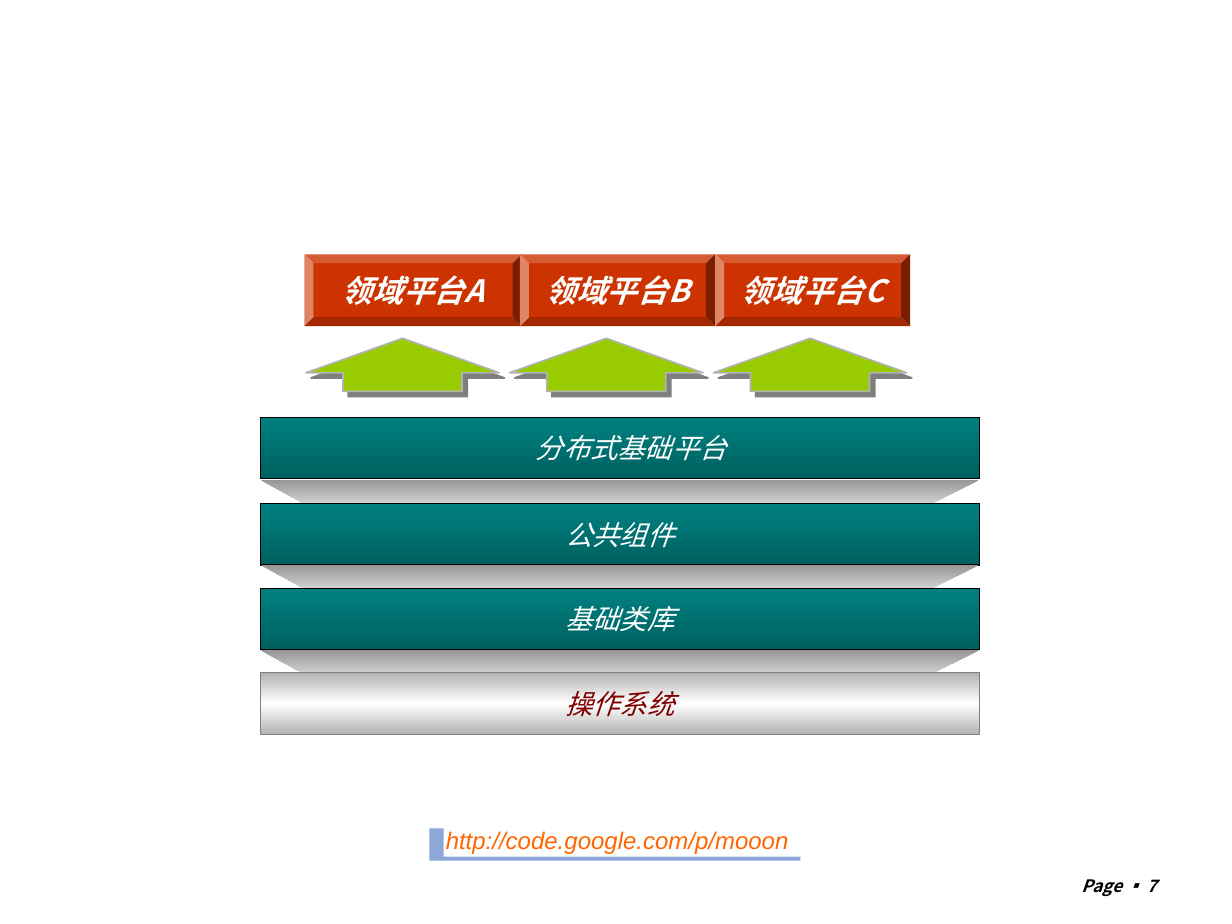
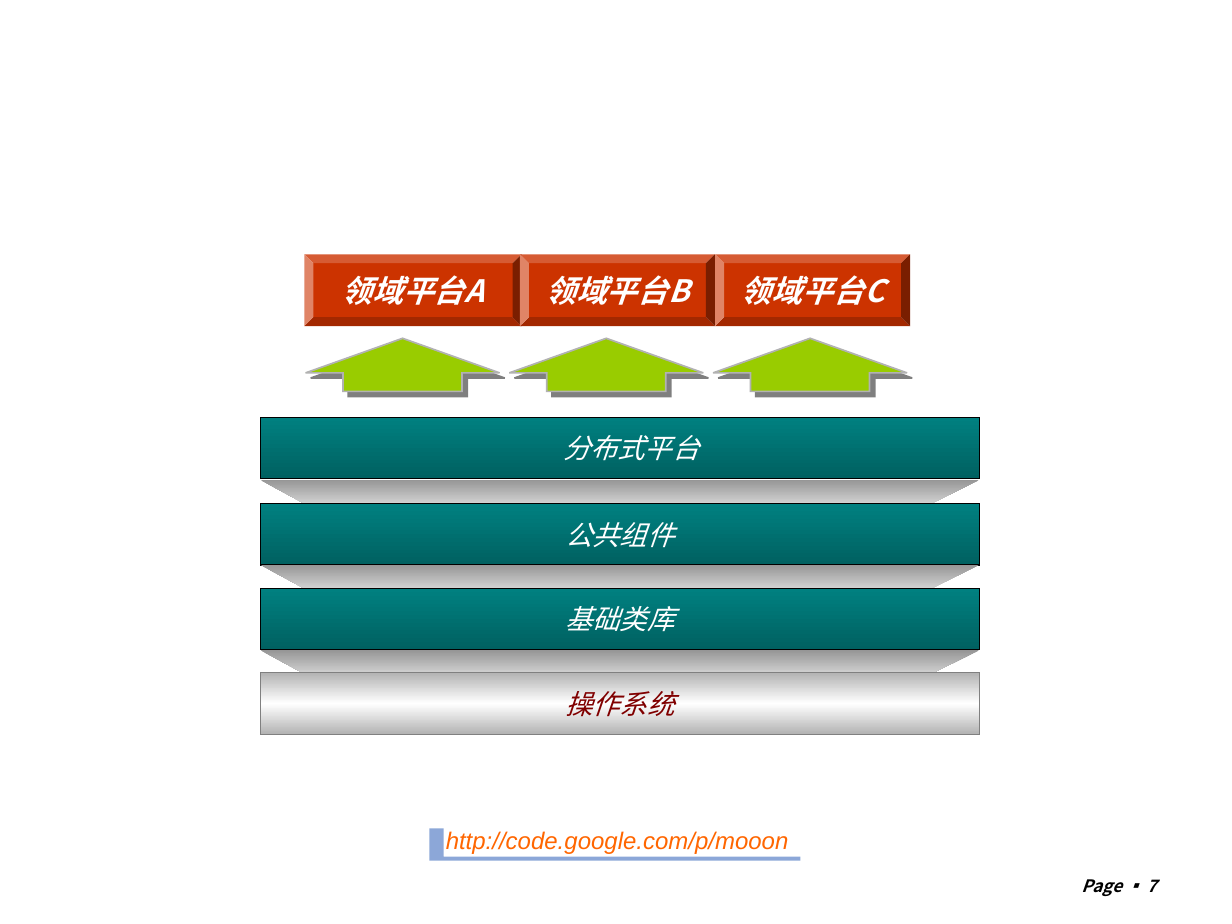
Before and after one commit to shtzr840329/mooon, a slide deck: slide 7 of distributed_platform/docs/mooon.ppt. Drawn at 1232x924 pixels with LibreOffice and Linux fonts; fonts in the diff are those of the drawing; background and template pictures are left out. Boxes give left, top, right and bottom in pixels: in the first picture for what was removed or moved away, otherwise in the second. Text is boxed around its words. In the diff, an @@ line names an element or a change of style, - is before the commit and + after.

```diff
--- a/distributed_platform/docs/mooon.ppt
+++ b/distributed_platform/docs/mooon.ppt
@@ text in rectangle at <box>563,435,699,461</box>: text changed @@
-分布式基础平台
+分布式平台
```
Also in this commit, not shown: 21 other slides changed, 5 slides added, 4 slides removed, 4 other files.
